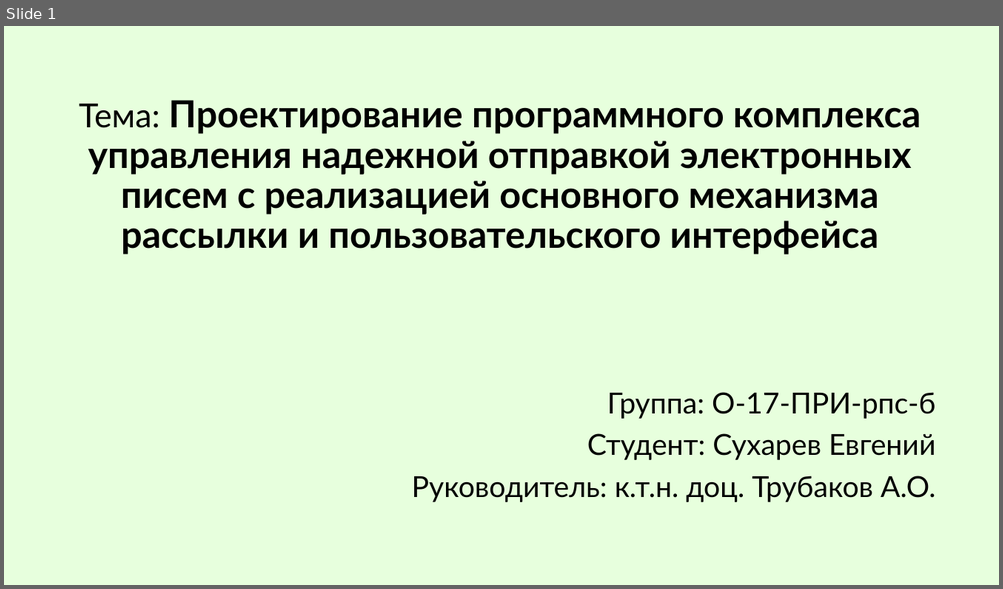
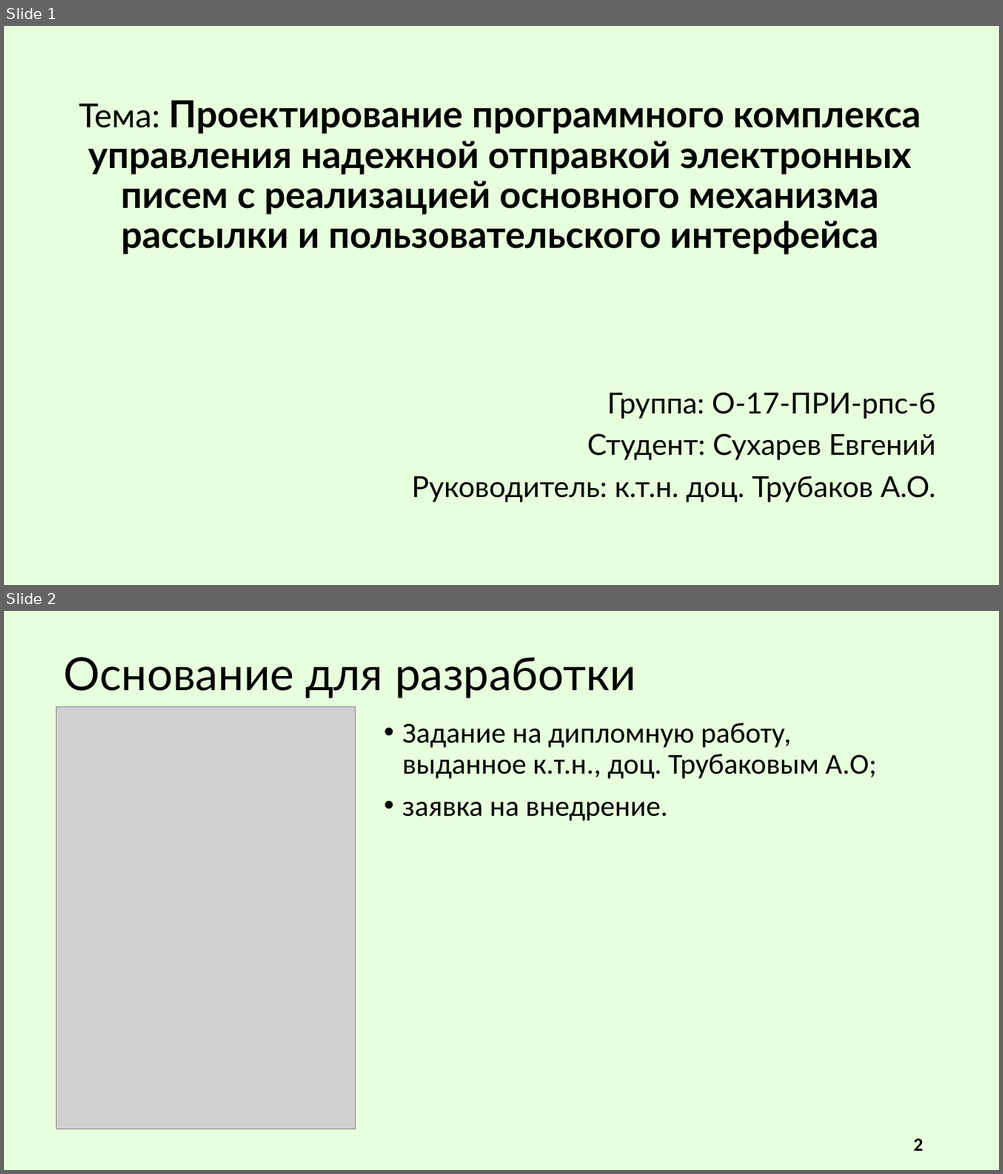
Before and after one commit to R0bari/MessageDeliveryService, a slide deck: Презентация/Сухарев. ВКР.pptx. Shown one above the other, each under a label of ours: slide 1 before the commit, slides 1 and 2 after it. The pictures are 1003x589 and 1003x1174 pixels, drawn with LibreOffice and Linux fonts; fonts in the diff are those of the drawing; grey boxes stand for pictures. Boxes give left, top, right and bottom in pixels: in the first picture for what was removed or moved away, otherwise in the second. Text is boxed around its words. In the diff, an @@ line names an element or a change of style, - is before the commit and + after.

```diff
--- a/Презентация/Сухарев. ВКР.pptx
+++ b/Презентация/Сухарев. ВКР.pptx
@@ slide 2 added at <box>4,611,999,1170</box>, background #E7FFDD @@
@@ title added at <box>63,657,636,698</box>, 44 pt, text #000000 @@
+Основание для разработки
@@ picture added at <box>57,706,356,1130</box> @@
@@ text added at <box>402,723,876,821</box>, 28 pt, text #000000 @@
+• Задание на дипломную работу, выданное к.т.н., доц. Трубаковым А.О;
+• заявка на внедрение.
@@ page number added at <box>913,1139,923,1151</box>, 18 pt, text #000000, bold @@
+2
```
Also in this commit, not shown: 11 slides changed, 1 other slide added, 10 other files.
